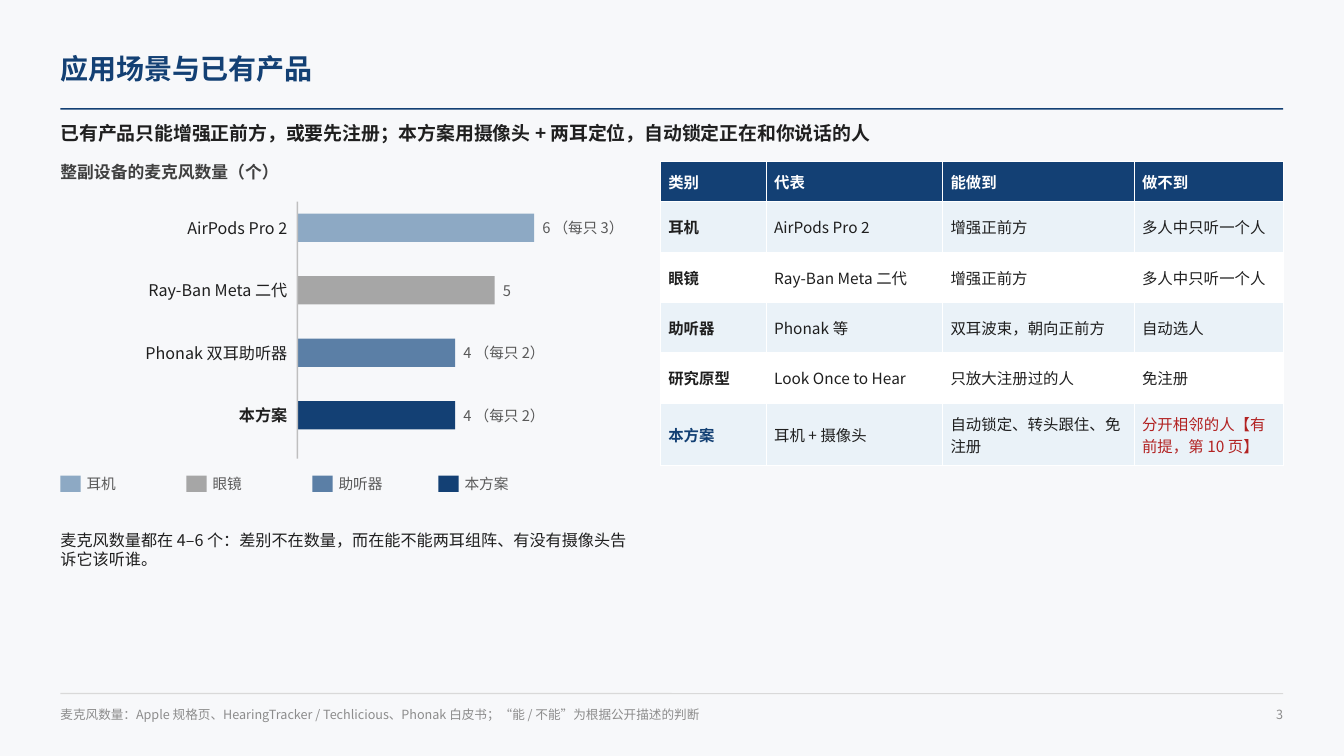
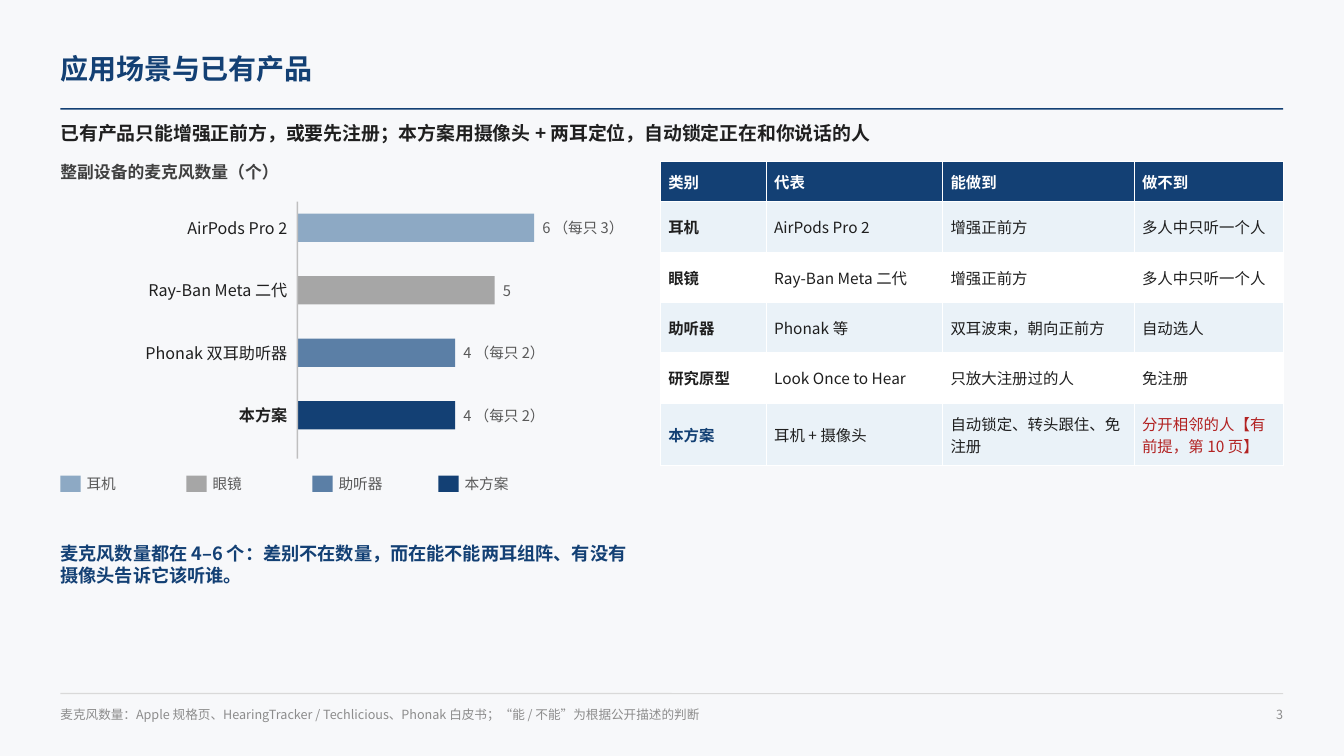
Before and after one commit to ZeroFoxxi/ssl-scene1, a slide deck: slide 3 of 02_耳机声源定位/耳机摄像头听觉辅助_整体设计方案.pptx. Drawn at 1344x756 pixels with LibreOffice and Linux fonts; fonts in the diff are those of the drawing. Boxes give left, top, right and bottom in pixels: in the first picture for what was removed or moved away, otherwise in the second. Text is boxed around its words. In the diff, an @@ line names an element or a change of style, - is before the commit and + after.

```diff
--- a/02_耳机声源定位/耳机摄像头听觉辅助_整体设计方案.pptx
+++ b/02_耳机声源定位/耳机摄像头听觉辅助_整体设计方案.pptx
@@ text "麦克风数量都在 4–6 个：差别不在数量，而在能不能两耳组阵、有没有摄像头告诉它该听谁。" at (60, 544, 626, 584): size 11.5 to 13 pt, text colour #1F1F1F to #134074, bold on @@
```
Also in this commit, not shown: 5 other slides changed, 4 other files.
